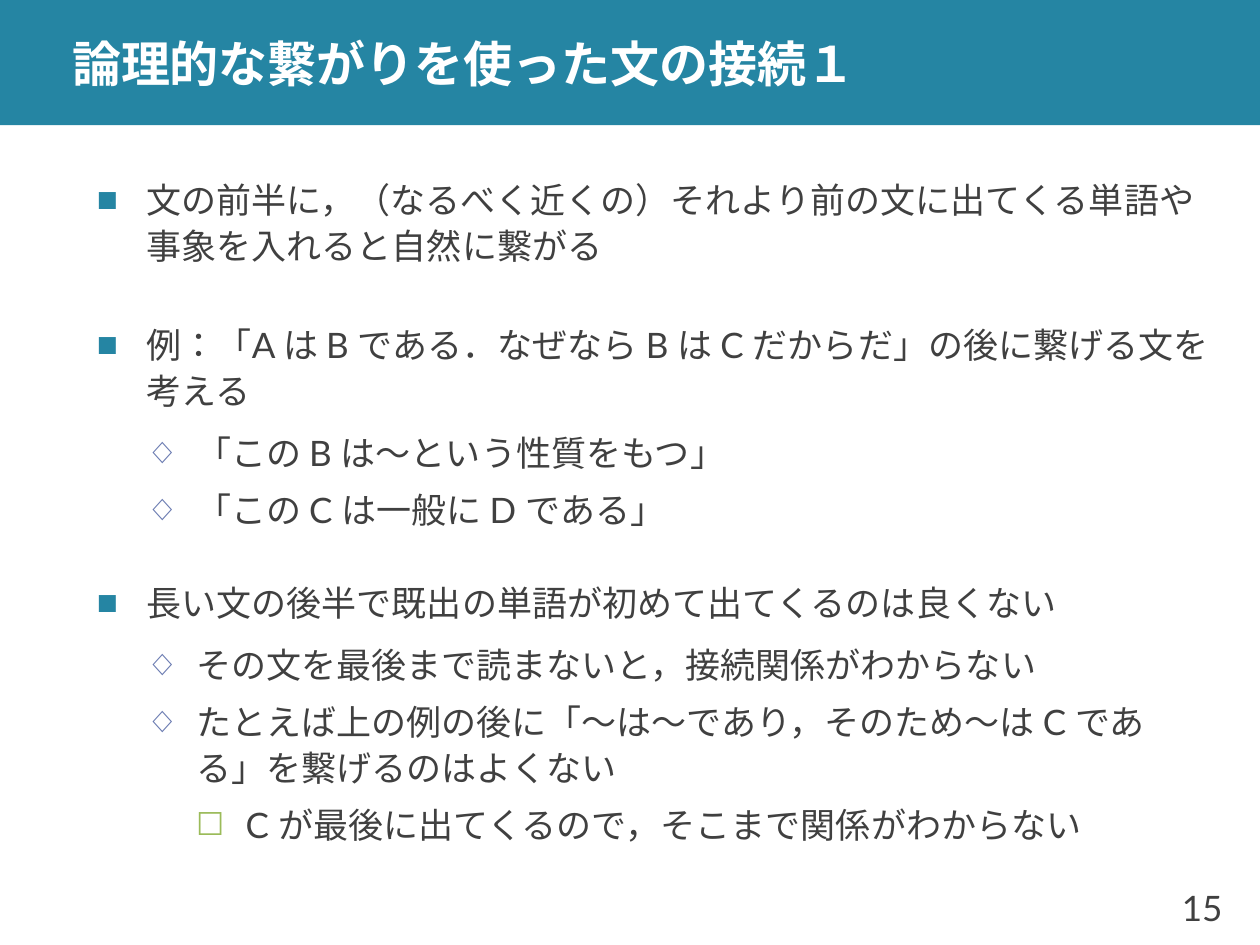
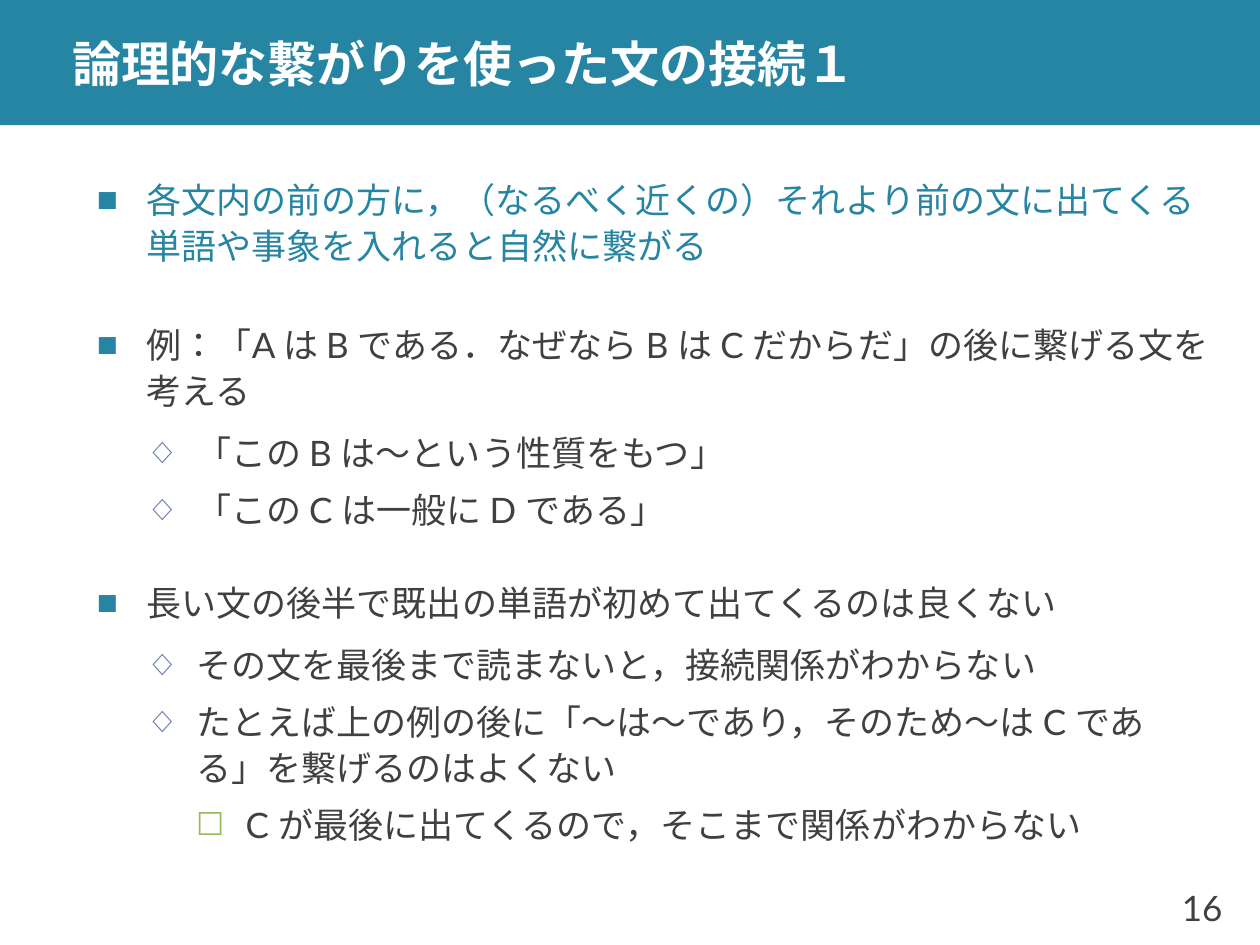
Before and after one commit to shioya-lab/how-to, a slide deck: slide 16 of english-paper.pptx (slide 15 before the commit). Drawn at 1260x945 pixels with LibreOffice and Linux fonts; fonts in the diff are those of the drawing. Boxes give left, top, right and bottom in pixels: in the first picture for what was removed or moved away, otherwise in the second. Text is boxed around its words. In the diff, an @@ line names an element or a change of style, - is before the commit and + after.

Commit message:
英語論文の書き方を更新

```diff
--- a/english-paper.pptx
+++ b/english-paper.pptx
@@ text at (147, 183, 1195, 262): text changed; text colour #404040 to #2585A3 @@
-■ 文の前半に，（なるべく近くの）それより前の文に出てくる単語や事象を入れると自然に繋がる
+■ 各文内の前の方に，（なるべく近くの）それより前の文に出てくる単語や事象を入れると自然に繋がる
@@ page number at (1182, 896, 1223, 922): text changed @@
-15
+16
```
Also in this commit, not shown: 9 other slides changed, 13 slides added, 1 slide removed, 1 other file.
